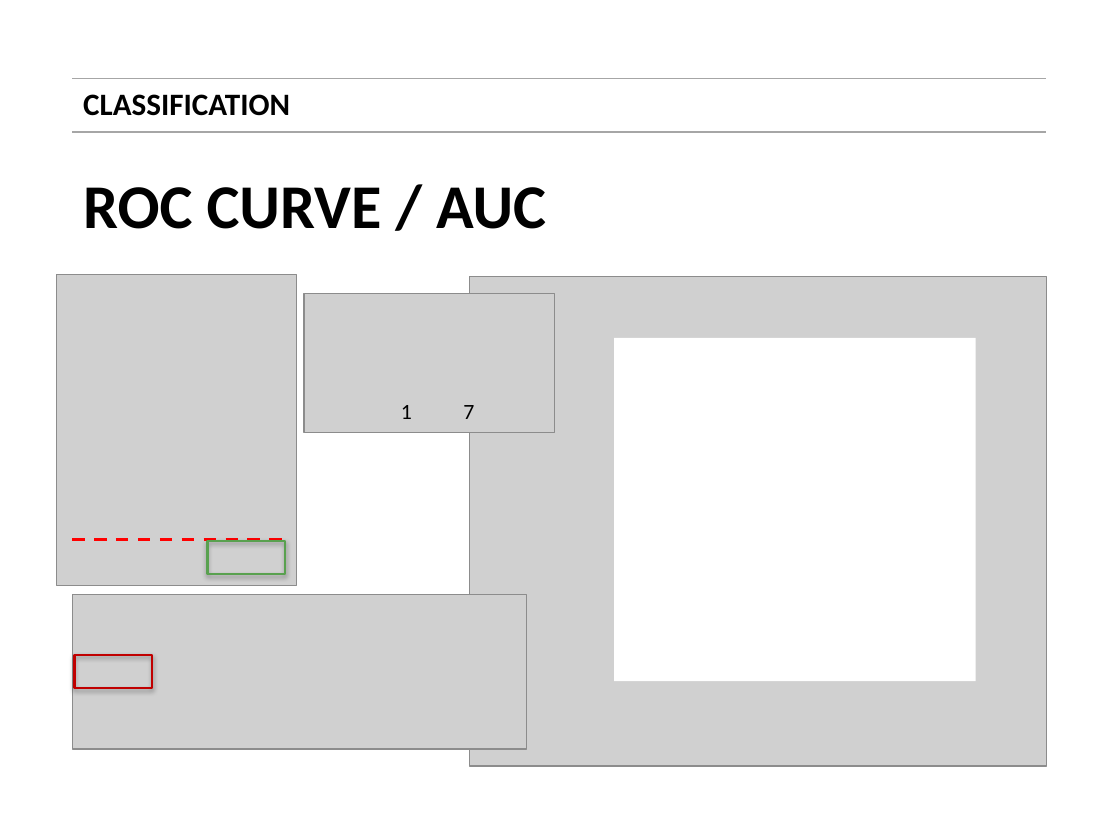
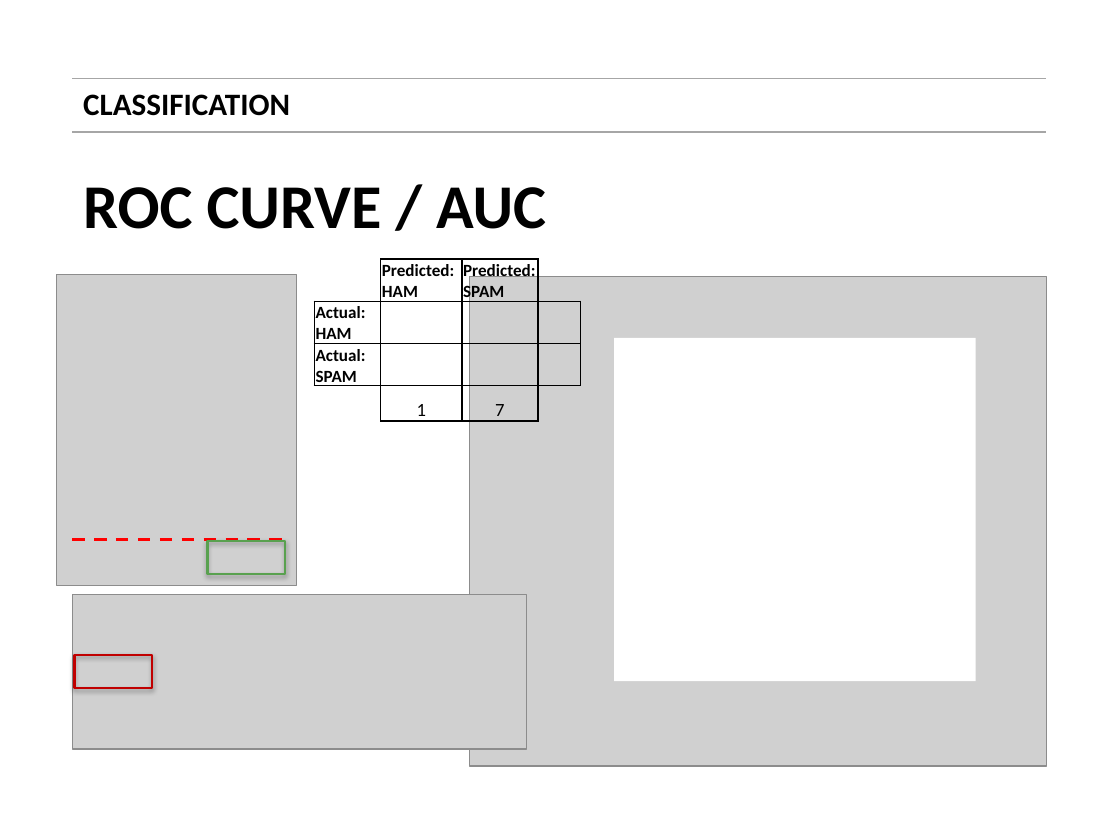
Before and after one commit to vim89/machine-learning-practice, a slide deck: slide 37 of day_3/slides/01_classification.pptx. Drawn at 1120x840 pixels with LibreOffice and Linux fonts; fonts in the diff are those of the drawing; grey boxes stand for pictures. Boxes give left, top, right and bottom in pixels: in the first picture for what was removed or moved away, otherwise in the second. Text is boxed around its words. In the diff, an @@ line names an element or a change of style, - is before the commit and + after.

```diff
--- a/day_3/slides/01_classification.pptx
+++ b/day_3/slides/01_classification.pptx
@@ table added at (x1=315, y1=259, x2=581, y2=425), 4 rows, 4 columns @@
+ | Predicted: HAM | Predicted: SPAM | 
+Actual: HAM |  |  | 
+Actual: SPAM |  |  | 
+ | 1 | 7 | 
@@ picture removed at (x1=304, y1=293, x2=553, y2=432) @@
@@ text removed at (x1=401, y1=405, x2=412, y2=419) @@
-1
@@ text removed at (x1=463, y1=405, x2=474, y2=419) @@
-7
```
Also in this commit, not shown: 16 other slides changed.
